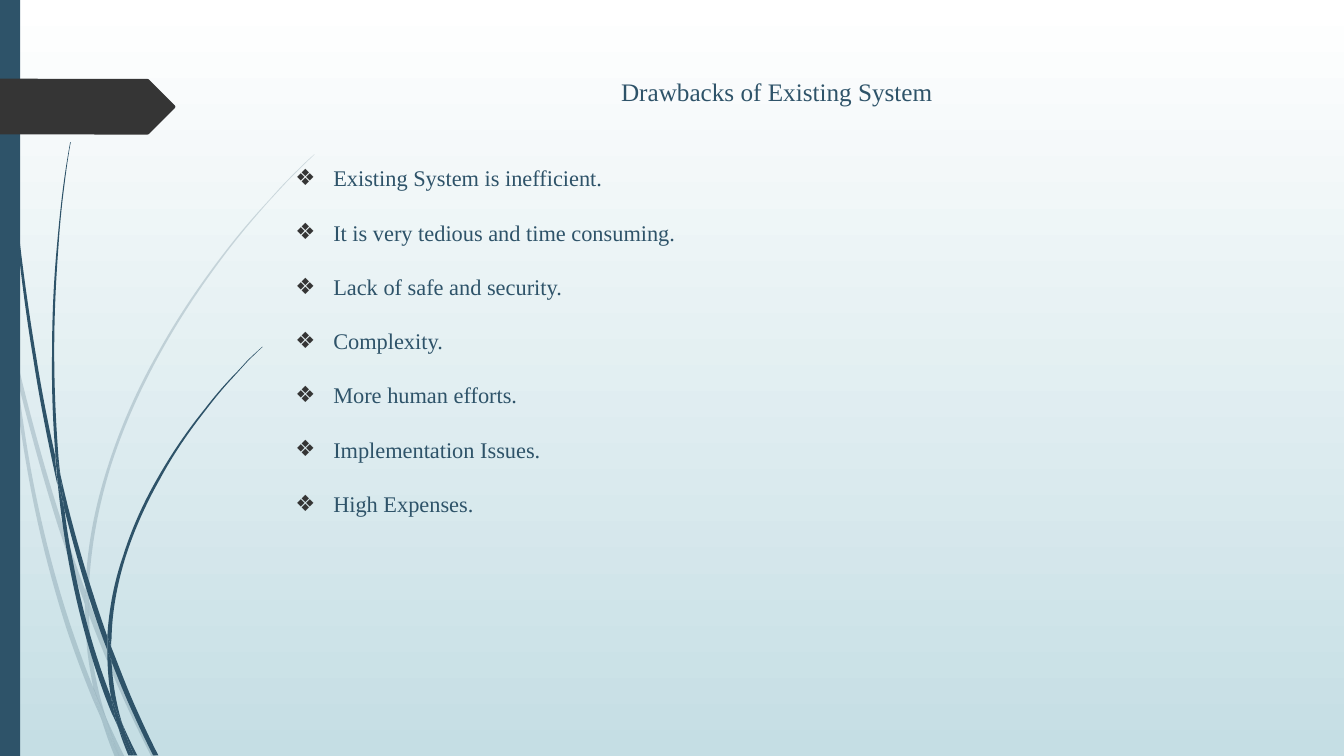
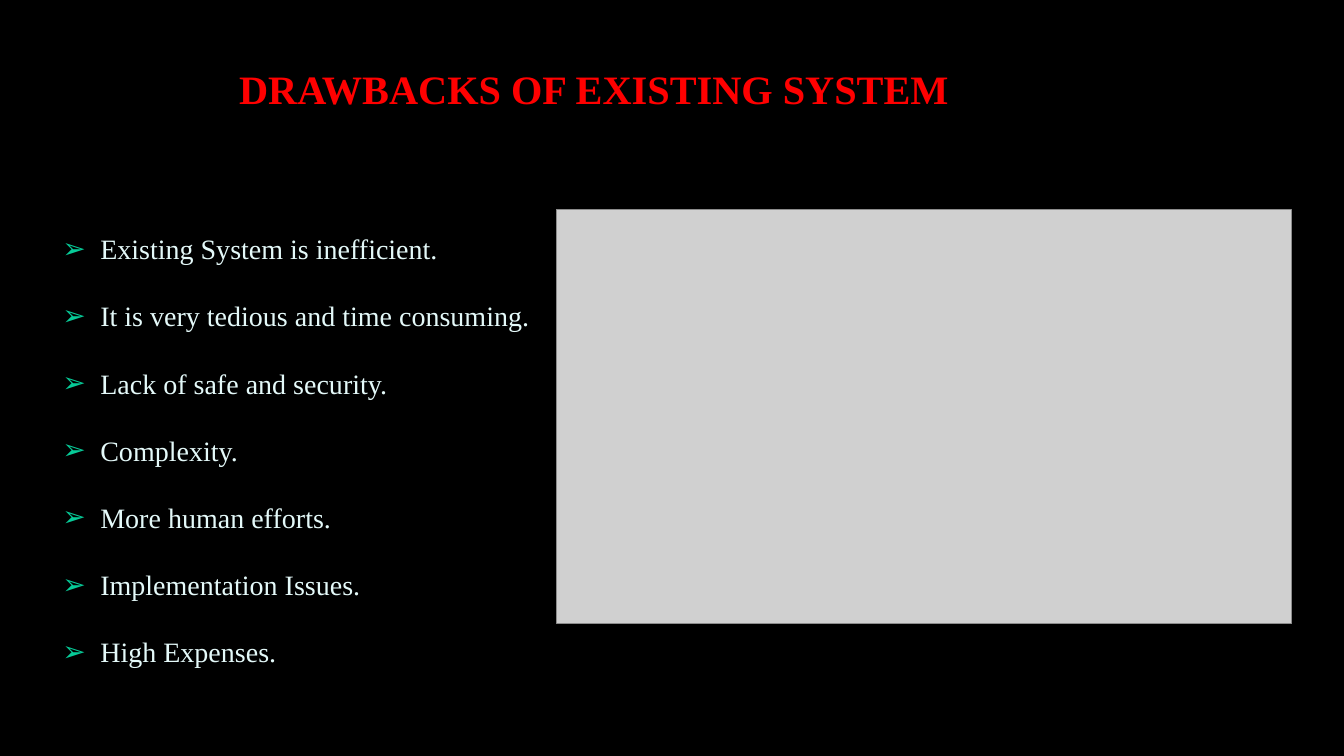
Before and after one commit to Lekshmisr95/body-sensor-network, a slide deck: slide 8 of PPT.pptx (slide 6 before the commit). Drawn at 1344x756 pixels with LibreOffice and Linux fonts; fonts in the diff are those of the drawing; grey boxes stand for pictures; background and template pictures are left out. Boxes give left, top, right and bottom in pixels: in the first picture for what was removed or moved away, otherwise in the second. Text is boxed around its words. In the diff, an @@ line names an element or a change of style, - is before the commit and + after.

```diff
--- a/PPT.pptx
+++ b/PPT.pptx
@@ background gradient #FFFFFF to #C5DEE5 to picture (left out) @@
@@ rectangle removed at (x1=0, y1=0, x2=20, y2=756) @@
@@ freeform shape removed at (x1=0, y1=79, x2=175, y2=134) @@
@@ title added at (x1=239, y1=77, x2=949, y2=105), 28.8 pt, text #FF0000, bold @@
+DRAWBACKS OF EXISTING SYSTEM
@@ subtitle at (x1=621, y1=83, x2=932, y2=107): paragraph removed @@
-Drawbacks of Existing System
@@ subtitle "Existing System is inefficient." moved from (x1=333, y1=83, x2=932, y2=517) to (x1=100, y1=239, x2=529, y2=668) @@
@@ subtitle "Existing System is inefficient." at (x1=100, y1=239, x2=529, y2=668): size 16 to 20 pt, text colour #2E5369 to #E4F9F9; bullet ❖ to ➢; more space between paragraphs; bullet colour #353535 to #07CB98 @@
@@ picture added at (x1=557, y1=210, x2=1292, y2=623) @@
@@ group removed at (x1=0, y1=154, x2=315, y2=756): 10 freeform shapes @@
@@ group removed at (x1=3, y1=0, x2=262, y2=756): 12 freeform shapes @@
```
Also in this commit, not shown: 13 other slides changed, 4 slides added, 9 slides removed, 4 other files.
